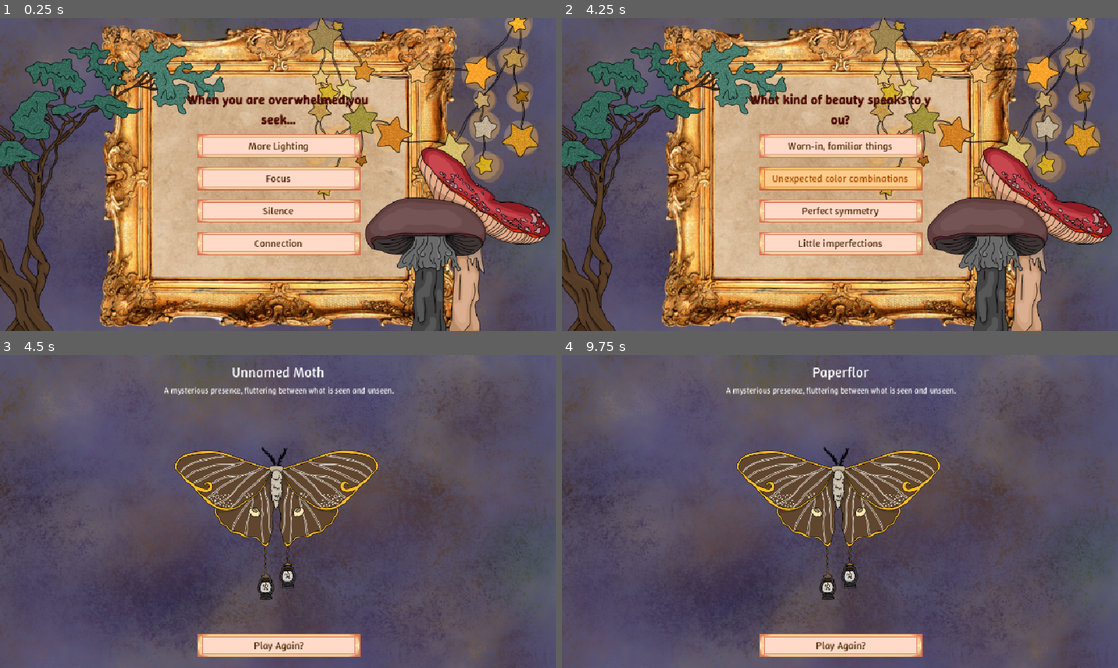
Above: before the commit, frames 1-4 (two rows, left to right).
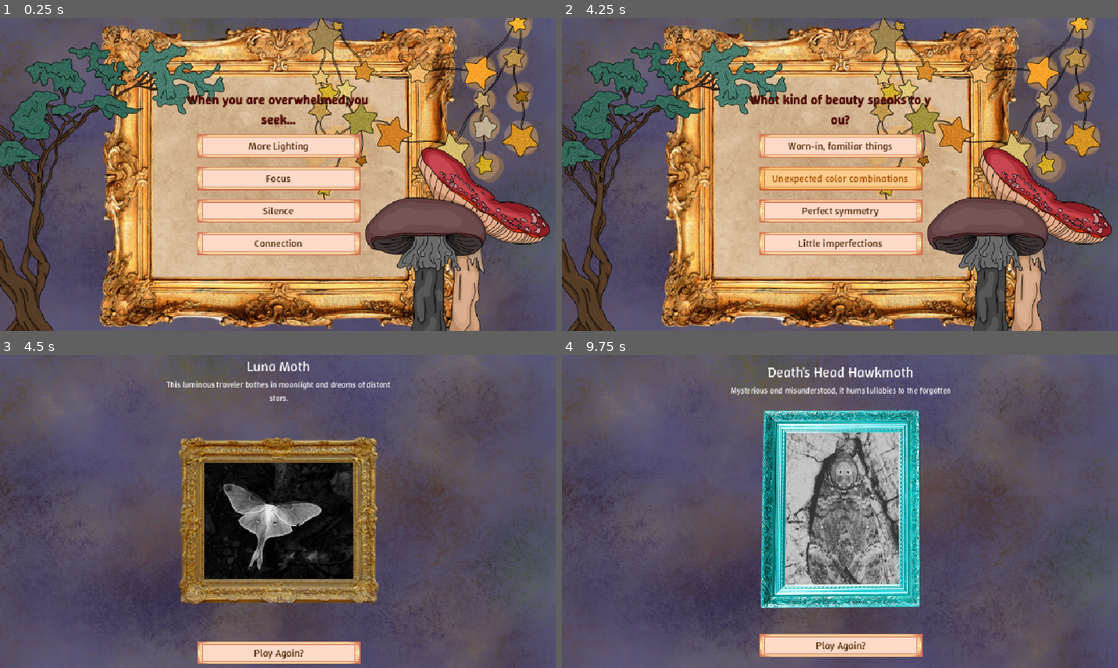
Above: after the commit, the same moments.

Repository: sewtotaleye/The-Moth-Inside
Game: Godot game, scene res://main.tscn
Two runs of this game, one before a commit and one after it. Both use one fixed random seed, a clock stepped at 60 frames per second and the inputs below.
Inputs:
- Up to frame 1 (0.25 s): no input
- Up to frame 2 (4.25 s): click "More Lighting" at 0.5 s; click "Money" at 1.25 s; click "Chaos" at 2 s; click "A moth circling a porch light" at 2.75 s; click "A string of fairy lights" at 3.5 s
- Up to frame 3 (4.5 s): click "Perfect symmetry" at 4.25 s
- Up to frame 4 (9.75 s): click "Play Again?" at 5 s; click "Focus" at 5.75 s; click "Power" at 6.5 s; click "Work" at 7.25 s; click "A petal fallen in the rain" at 8 s; click "The moon at its brightest" at 8.75 s; click "Worn-in, familiar things" at 9.5 s

Frames 1-2 are identical in both runs. In frame 3, 22% of the frame differs, in the area x 29-71%, y 2-99%; in frame 4, 19%.

Commit message:
done with main project

Diff:
--- a/the-moth-inside/data/questions.json
+++ b/the-moth-inside/data/questions.json
@@ -2,31 +2,31 @@
   {
 	"question": "When you are overwhelmed,you seek...",
 	"answers": [
-	  { "text": "More Lighting", "traits": ["glow", "bright_palette"] },
-	  { "text": "Focus", "traits": ["sharp_wings", "neutral_palette"] },
-	  { "text": "Silence", "traits": ["no_glow", "cool_palette"] },
+	  { "text": "More Lighting", "traits": ["glow", "bright_palette", "fuzzy", "bold_pattern", "chaotic_pattern", "red_tattoo", "smooth_edges"] },
+	  { "text": "Focus", "traits": ["sharp_wings", "neutral_palette", "smooth_edges"] },
+	  { "text": "Silence", "traits": ["frayed_edges", "cool_palette"] },
 	  { "text": "Connection", "traits": ["round_wings", "warm_palette"] }
 	]
   },
-{
+  {
 	"question": "What is success?",
 	"answers": [
-	  { "text": "Money", "traits": ["cool_palette"] },
-	  { "text": "Power", "traits": ["neutral_palette"] },
+	  { "text": "Money", "traits": ["cool_palette", "glow"] },
+	  { "text": "Power", "traits": ["neutral_palette", "chaotic_pattern"] },
 	  { "text": "Happiness", "traits": ["fuzzy", "warm_palette"] },
-	  { "text": "Success is subjective", "traits": ["round_wings", "bright_palette"] }
+	  { "text": "Success is subjective", "traits": ["round_wings", "bright_palette", "bold_pattern"] }
 	]
   },
-{
+  {
 	"question": "What grounds you?",
 	"answers": [
 	  { "text": "Routine", "traits": ["smooth_egdes"] },
-	  { "text": "Chaos", "traits": ["jagged_egdes"] },
-	  { "text": "Work", "traits": ["red_tattoo"] },
-	  { "text": "Nature", "traits": ["earth_palette", "floral"] }
+	  { "text": "Chaos", "traits": ["chaotic_pattern", "glow"] },
+	  { "text": "Work", "traits": ["red_tattoo", "neutral_palette"] },
+	  { "text": "Nature", "traits": ["earth_palette", "floral", "fuzzy"] }
 	]
   },
-{
+  {
 	"question": "Which one feels like you?",
 	"answers": [
 	  { "text": "A moth circling a porch light", "traits": ["glow", "chaotic_pattern"] },
@@ -35,21 +35,21 @@
 	  { "text": "A machine in the system", "traits": ["cool_palette", "torn_wing"] }
 	]
   },
-{
+  {
 	"question": "What kind of light draws you in?",
 	"answers": [
 	  { "text": "A soft candle", "traits": ["warm_palette"] },
-	  { "text": "A string of fairy lights", "traits": ["pastel_palette"] },
-	  { "text": "The moon at its brightest", "traits": ["cool_palette"] },
-	  { "text": "The golden hour", "traits": ["blush_palette"] }
+	  { "text": "A string of fairy lights", "traits": ["pastel_palette", "red_tattoo"] },
+	  { "text": "The moon at its brightest", "traits": ["cool_palette", "bold_pattern", "frayed_edges"] },
+	  { "text": "The golden hour", "traits": ["blush_palette", "smooth_edges"] }
 	]
   },
-{
+  {
 	"question": "What kind of beauty speaks to you?",
 	"answers": [
-	  { "text": "Worn-in, familiar things", "traits": ["soft_pattern", "frayed_edges"] },
+	  { "text": "Worn-in, familiar things", "traits": ["soft_pattern", "frayed_edges", "fuzzy"] },
 	  { "text": "Unexpected color combinations", "traits": ["bold_pattern", "bright_palette"] },
-	  { "text": "Perfect symmetry", "traits": ["cool_palette"] },
+	  { "text": "Perfect symmetry", "traits": ["cool_palette", "round_wings"] },
 	  { "text": "Little imperfections", "traits": ["neutral_palette", "torn_wing"] }
 	]
   }
--- a/the-moth-inside/scenes/result/result_scene.tscn
+++ b/the-moth-inside/scenes/result/result_scene.tscn
@@ -4,7 +4,7 @@
 [ext_resource type="Texture2D" uid="uid://7yh52if30fe7" path="res://assets/backgrounds/result_background.png" id="2_6pwfk"]
 [ext_resource type="FontFile" uid="uid://cbcm24o571whw" path="res://assets/ui/WinkyRough-VariableFont_wght.ttf" id="3_7llif"]
 [ext_resource type="Theme" uid="uid://2u73dho8wklv" path="res://assets/ui/pixel_ui_theme.tres" id="4_7llif"]
-[ext_resource type="Texture2D" uid="uid://vb35ukqjnds" path="res://assets/moth_parts/lanternwing.png" id="4_8dhx7"]
+[ext_resource type="Texture2D" uid="uid://vb35ukqjnds" path="res://assets/moths/lanternwing.png" id="4_8dhx7"]
 
 [node name="Result" type="Control"]
 layout_mode = 3
--- a/the-moth-inside/scripts/result.gd
+++ b/the-moth-inside/scripts/result.gd
@@ -9,50 +9,89 @@
 var traits_to_display := {}
 
 func _ready():
-	restart_button.pressed.connect(_on_restart_pressed)
+    restart_button.pressed.connect(_on_restart_pressed)
 
 
-	await get_tree().process_frame
+    await get_tree().process_frame
 
-	if traits_to_display.size() > 0:
-		display_traits()
+    if traits_to_display.size() > 0:
+        display_traits()
 
 
 func set_traits(collected_traits: Dictionary) -> void:
-	traits_to_display = collected_traits
+    traits_to_display = collected_traits
 
 func display_traits() -> void:
-	print("Received traits:", traits_to_display)
+    print("Received traits:", traits_to_display)
 
 
-	var trait_text := ""
-	for t in traits_to_display.keys():
-		trait_text += "• %s\n" % t
-	trait_list.text = trait_text.strip_edges()
+    var trait_text := ""
+    for t in traits_to_display.keys():
+        trait_text += "• %s\n" % t
+    trait_list.text = trait_text.strip_edges()
 
 
-	name_label.text = generate_name(traits_to_display)
-	blurb_label.text = generate_blurb(traits_to_display)
+    var moth_name = generate_name(traits_to_display)
+    name_label.text = moth_name
+    blurb_label.text = generate_blurb(traits_to_display)
+
+    var path = get_moth_image_path(moth_name)
+    moth_image.texture = load(path)
 
 func generate_name(traits: Dictionary) -> String:
-	if traits.has("glow") and traits.has("bright_palette") and traits.has("fuzzy"):
-		return "Luna Moth"
-	elif traits.has("frayed_edges") and traits.has("pastel_palette"):
-		return "Paperflor"
-	elif traits.has("neutral_palette"):
-		return "Neuluna"
-	else:
-		return "Unnamed Moth"
+    if traits.has("glow") and traits.has("bright_palette") and traits.has("fuzzy"):
+        return "Luna Moth"
+    elif traits.has("bright_palette") and traits.has("round_wings") and traits.has("fuzzy"):
+        return "Rosy Maple Moth"
+    elif traits.has("bold_pattern") and traits.has("warm_palette"):
+        return "Atlas Moth"
+    elif traits.has("cool_palette") and traits.has("frayed_edges") and traits.has("chaotic_pattern"):
+        return "Death's Head Hawkmoth"
+    elif traits.has("smooth_edges") and traits.has("round_wings") and traits.has("bold_pattern"):
+        return "Io Moth"
+    elif traits.has("neutral_palette") and traits.has("glow") and traits.has("frayed_edges"):
+        return "White Witch Moth"
+    elif traits.has("red_tattoo") and traits.has("fuzzy") and traits.has("round_wings"):
+        return "Cecropia Moth"
+    else:
+        return "Unnamed Moth"
 
 func generate_blurb(traits: Dictionary) -> String:
-	if traits.has("glow") and traits.has("bright_palette") and traits.has("fuzzy"):
-		return "This luminous traveler bathes in moonlight and dreams of distant stars."
-	elif traits.has("torn_wing"):
-		return "Even damaged wings can carry great strength. This one proves it."
-	elif traits.has("bold_pattern"):
-		return "This moth finds strengh in a bold world. It is said it gets bolder with age."
-	else:
-		return "A mysterious presence, fluttering between what is seen and unseen."
+    if traits.has("glow") and traits.has("bright_palette") and traits.has("fuzzy"):
+        return "This luminous traveler bathes in moonlight and dreams of distant stars."
+    elif traits.has("bright_palette") and traits.has("round_wings") and traits.has("fuzzy"):
+        return "Vibrant and unapologetic, this moth flutters through life like a walking pastel daydream"
+    elif traits.has("bold_pattern") and traits.has("warm_palette"):
+        return "Wings like continents, presence like thunder. It carries ancient stories on every scale."
+    elif traits.has("cool_palette") and traits.has("frayed_edges") and traits.has("chaotic_pattern"):
+        return "Mysterious and misunderstood, it hums lullabies to the forgotten"
+    elif traits.has("smooth_edges") and traits.has("round_wings") and traits.has("bold_pattern"):
+        return "With a glance that startles and a softness that soothes, it dances between illusion and intention."
+    elif traits.has("neutral_palette") and traits.has("glow") and traits.has("frayed_edges"):
+        return "Its wings whisper across the night sky, tracing the arc of forgotten wishes."
+    elif traits.has("red_tattoo") and traits.has("fuzzy") and traits.has("round_wings"):
+        return "A flame-hearted guardian of forest twilight, it breathes warmth into silent woods."
+    else:
+        return "A mysterious presence, fluttering between what is seen and unseen."
+
+func get_moth_image_path(name: String) -> String:
+    match name:
+        "Luna Moth":
+            return "res://assets/moths/luna_moth.png"
+        "Rosy Maple Moth":
+            return "res://assets/moths/rosy_maple_moth.png"
+        "Atlas Moth":
+            return "res://assets/moths/atlas_moth.png"
+        "Death's Head Hawkmoth":
+            return "res://assets/moths/deaths_head_hawkmoth.png"
+        "Io Moth":
+            return "res://assets/moths/io_moth.png"
+        "White Witch Moth":
+            return "res://assets/moths/white_witch_moth.png"
+        "Cecropia Moth":
+            return "res://assets/moths/cecropia_moth.png"
+        _:
+            return "res://assets/moths/unnamed_moth.png"
 
 func _on_restart_pressed():
-	get_tree().reload_current_scene()
+    get_tree().reload_current_scene()
Renamed: the-moth-inside/assets/moth_parts/atlas_moth.png -> the-moth-inside/assets/moths/atlas_moth.png
Not shown, changed: the-moth-inside/assets/moths/atlas_moth.png.import
Renamed: the-moth-inside/assets/moth_parts/cecropia_moth.png -> the-moth-inside/assets/moths/cecropia_moth.png
Not shown, changed: the-moth-inside/assets/moths/cecropia_moth.png.import
Renamed: the-moth-inside/assets/moth_parts/deaths_head_hawkmoth.png -> the-moth-inside/assets/moths/deaths_head_hawkmoth.png
Not shown, changed: the-moth-inside/assets/moths/deaths_head_hawkmoth.png.import
Renamed: the-moth-inside/assets/moth_parts/io_moth.png -> the-moth-inside/assets/moths/io_moth.png
Not shown, changed: the-moth-inside/assets/moths/io_moth.png.import
Renamed: the-moth-inside/assets/moth_parts/lanternwing.png -> the-moth-inside/assets/moths/lanternwing.png
Not shown, changed: the-moth-inside/assets/moths/lanternwing.png.import
Renamed: the-moth-inside/assets/moth_parts/luna_moth.png -> the-moth-inside/assets/moths/luna_moth.png
Not shown, changed: the-moth-inside/assets/moths/luna_moth.png.import
(and 8 more such lines)
